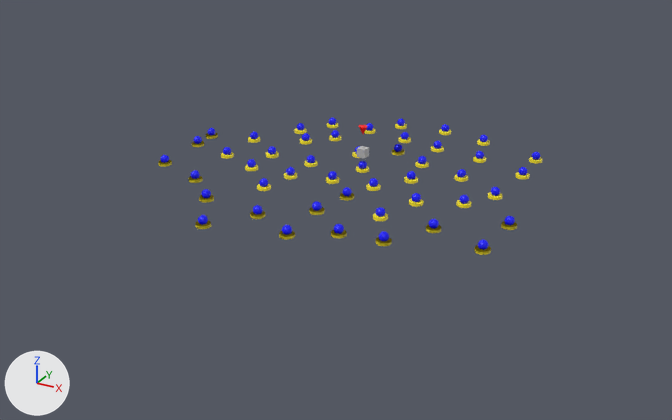
The Blender file Analyse/ComplexAgentsSystem/复杂多智能体认知运作系统.blend as it was, and as the next commit left it.
Both versions are drawn from a camera (50 mm lens) standing at (88.0, -172.2, 75.8) and looking at (-2.6, -7.5, -6.6). The axes (+X, +Y, +Z) are drawn at lower left. The lights are the same throughout.
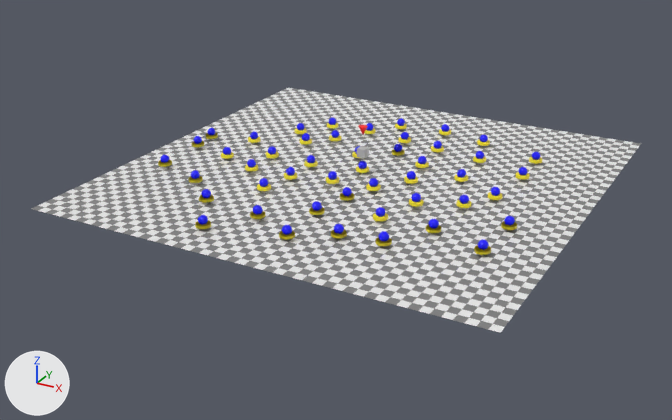
Location of each change, (x1, y1, x2, y2) in pixels of the pictures (672 x 420 px):
'地', shown
    after: (31, 88, 641, 333)

Edits to the bpy script that builds the scene:
```text
Change mat_地:
    where n2 = _N.new('ShaderNodeTexChecker'); n2.name = 'Checker Texture'
    n2.inputs[2].default_value: (0.5, 0.5, 0.5, 1.0) -> (0.25, 0.25, 0.25, 1.0)  # 'Color2', grey #bcbcbc -> 'Color2', grey #898989
Change ob_地:
    remove ob_地.hide_set(True)
```
